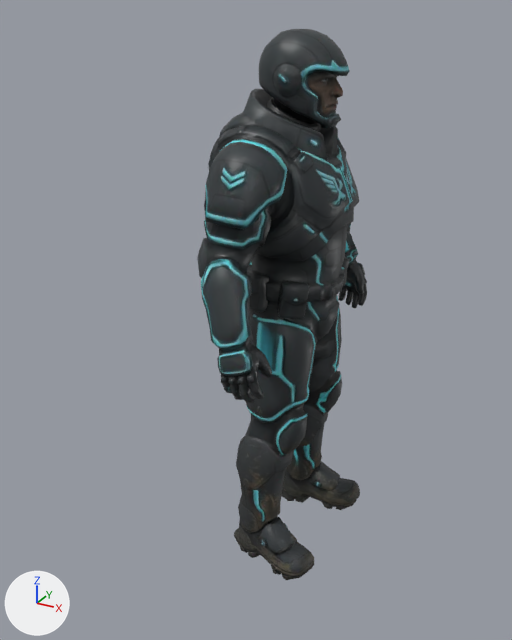
Before and after pictures for a commit that changed the glTF model game/models/rigged/relay_van.glb.
Before and after are seen from a 50 mm lens placed at (1.018, -2.079, 1.907), pointed at (0.034, -0.289, 1.011). The lights are fixed; the arrows at lower left show +X, +Y and +Z. The first picture is the older version.

In view in the first picture: 'Body', 'Pack'.
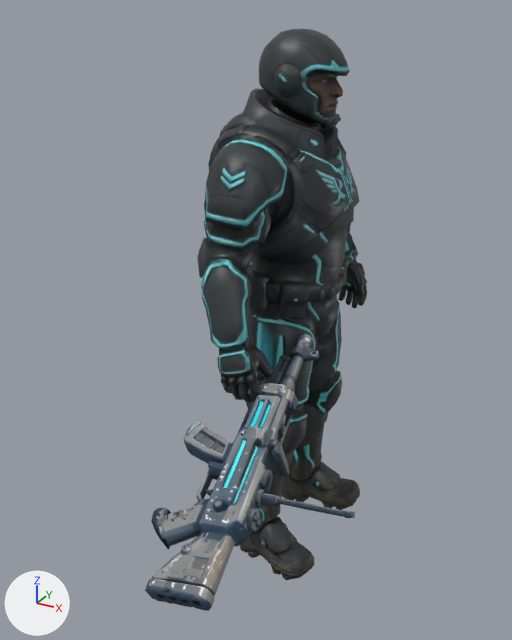
Boxes [x1, y1, x2, y2] around the edits, measured in the pictures (512 x 640 px):
'Weapon', added
    after: [145, 333, 355, 611]

What changed in the scene script:
```text
Add img_color_2530e6cd_f0d6_4b96_ac45_938ecfe30916:
    img_color_2530e6cd_f0d6_4b96_ac45_938ecfe30916 = load_image('Color_2530e6cd-f0d6-4b96-ac45-938ecfe30916', '_unpacked/Color_2530e6cd-f0d6-4b96-ac45-938ecfe30916', 512, 512, 'sRGB')
Add mat_tripo_material_2530e6cd_f0d6_4b96_ac45_938ecfe30916:
    mat_tripo_material_2530e6cd_f0d6_4b96_ac45_938ecfe30916 = principled_material('tripo_material_2530e6cd-f0d6-4b96-ac45-938ecfe30916')
    mat_tripo_material_2530e6cd_f0d6_4b96_ac45_938ecfe30916.texture = img_color_2530e6cd_f0d6_4b96_ac45_938ecfe30916
    mat_tripo_material_2530e6cd_f0d6_4b96_ac45_938ecfe30916.roughness = 0.9
Add me_weapon:
    me_weapon.from_pydata(...)  # 1478 vertices, 2990 faces; spans x -0.081..0.081, y -0.501..0.5, z -0.296..0.296
    me_weapon.materials.append(mat_tripo_material_2530e6cd_f0d6_4b96_ac45_938ecfe30916)  # picture img_color_2530e6cd_f0d6_4b96_ac45_938ecfe30916
Add ob_weapon:
    ob_weapon = bpy.data.objects.new('Weapon', me_weapon)
    ob_weapon.location = (0.239, -0.58, 0.759)
    ob_weapon.rotation_euler = (-0.945, -1.107, -2.099)  # degrees (-54, -63, -120)
    ob_weapon.scale = (0.924, 0.924, 0.924)
```
